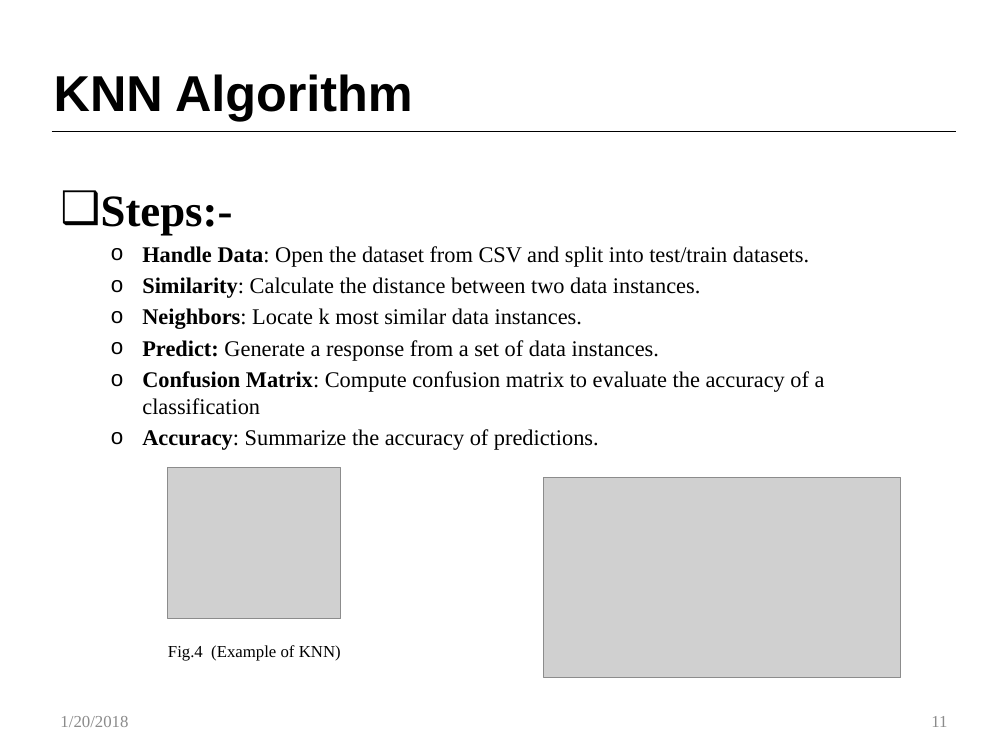
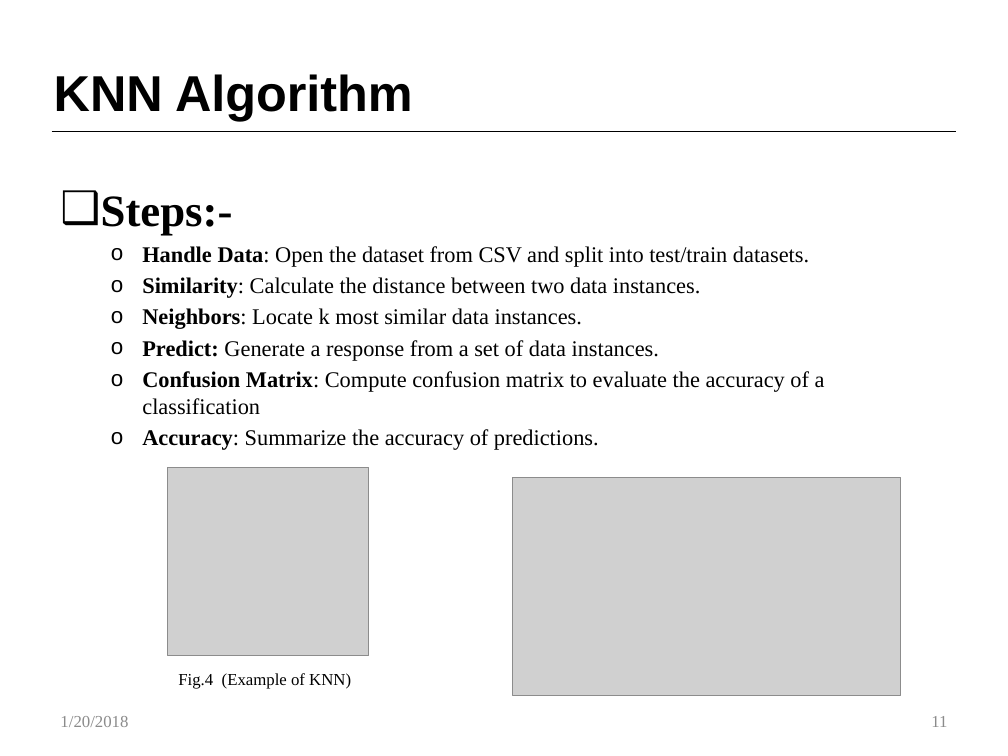
Before and after one commit to Customer-Churn-Prediction/Project-Machine-Learning, a slide deck: slide 11 of Customer Churn Prediction In Telecom Industry-edited.pptx. Drawn at 1008x756 pixels with LibreOffice and Linux fonts; fonts in the diff are those of the drawing; grey boxes stand for pictures. Boxes give left, top, right and bottom in pixels: in the first picture for what was removed or moved away, otherwise in the second. Text is boxed around its words. In the diff, an @@ line names an element or a change of style, - is before the commit and + after.

```diff
--- a/Customer Churn Prediction In Telecom Industry-edited.pptx
+++ b/Customer Churn Prediction In Telecom Industry-edited.pptx
@@ picture: place and size @@
-picture at [168,468,342,619]
+picture at [168,468,369,656]
@@ picture: place and size @@
-picture at [543,477,900,677]
+picture at [512,477,901,696]
@@ text "Fig.4 (Example of KNN)": place and size @@
-text "Fig.4 (Example of KNN)" at [168,645,341,661]
+text "Fig.4 (Example of KNN)" at [178,673,351,689]
```
Also in this commit, not shown: 4 other slides changed.
